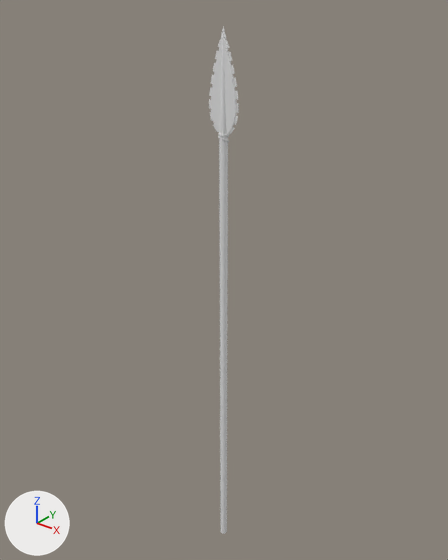
A saved change to the FBX model T.I. 5 - RPG/Assets/FBX/SceneObjects/Mayan/MayanSpear.fbx.
Both versions are drawn from a camera (50 mm lens) standing at (3.57, -4.46, 2.69) and looking at (-0.14, 0.18, -0.18). Every picture has the same lights, and +X, +Y and +Z are marked at lower left. Where no turn or scale is listed for an object, it has been applied to the vertices. Vertices at the same position are counted once.

In view in the first picture: 'SpearBase', 'SpearObsidian'.
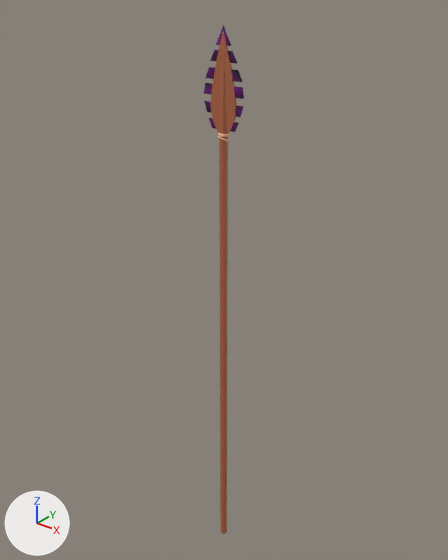
What differs and where, as boxes (x1, y1, x2, y2) in the pictures (448 x 560 px):
'SpearBase', reshaped (52% wider)
    before: (211, 31, 237, 534)
    after: (204, 25, 244, 534)
'SpearObsidian', deleted
    before: (209, 26, 239, 134)
part 1 of me_spearbase_001, built on
    before: (211, 31, 235, 103)
    after: (204, 25, 244, 132)
part 2 of me_spearbase_001, recoloured (grey to brown)
    both: (211, 32, 237, 534)

What changed in the scene script:
```text
Add img_aztecmeleenm_png:
    img_aztecmeleenm_png = load_image('AztecMeleeNM.png', '../../../MatImages/ObjectsTex/AztecMeleeNM.png', 2048, 2048, 'Non-Color')
Add img_aztecmeleealbedo_png:
    img_aztecmeleealbedo_png = load_image('AztecMeleeAlbedo.png', '../../../MatImages/ObjectsTex/AztecMeleeAlbedo.png', 2048, 2048, 'sRGB')
Add mat_aztecmeleemat:
    mat_aztecmeleemat = bpy.data.materials.new('AztecMeleeMat')
    # uses the picture img_aztecmeleealbedo_png
    # uses the picture img_aztecmeleenm_png
Change me_spearbase_001:
    used by ob_spearbase; location = (0.0, 0.0, 0.0)
    remove me_spearbase_001.from_pydata(...)  # 289 vertices, 278 faces; spans x -0.14..0.14, y -0.05..0.05, z -3.61..2.3
    add me_spearbase_001.from_pydata(...)  # 344 vertices, 322 faces; spans x -0.23..0.23, y -0.05..0.05, z -3.61..2.34
    me_spearbase_001 part 1
    4 faces are deleted
    55 vertices are added at x -0.23..0.23, y -0.01..0.0, z 1.45..2.34
    48 new faces join them
    me_spearbase_001 part 2: 274 faces spanning x -0.14..0.14, y -0.05..0.05, z -3.61..2.3 switch from no material to mat_aztecmeleemat
Remove ob_spearobsidian:
    ob_spearobsidian = bpy.data.objects.new('SpearObsidian', me_spearobsidian)
    ob_spearobsidian.location = (0.0, 0.0, 0.0)
```
